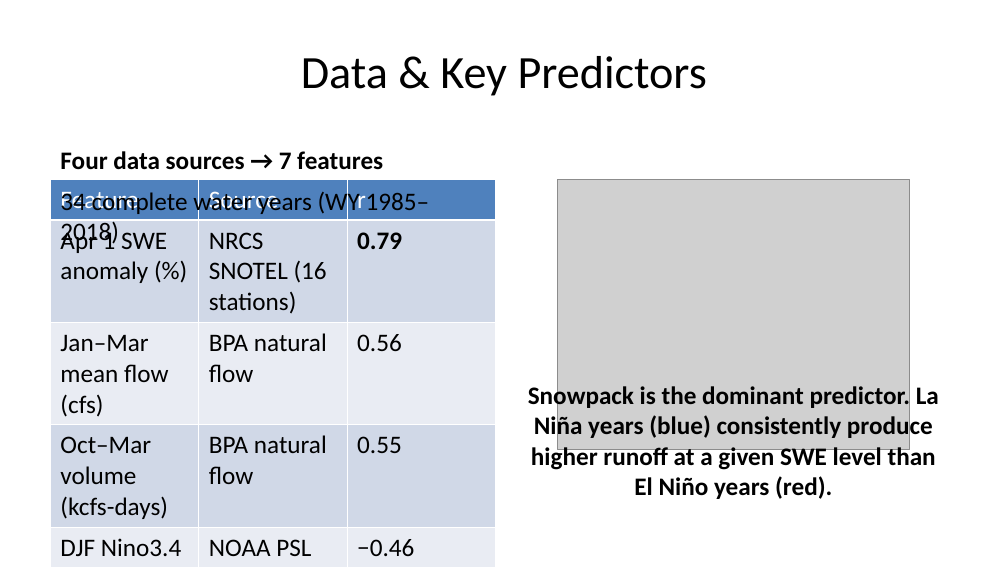
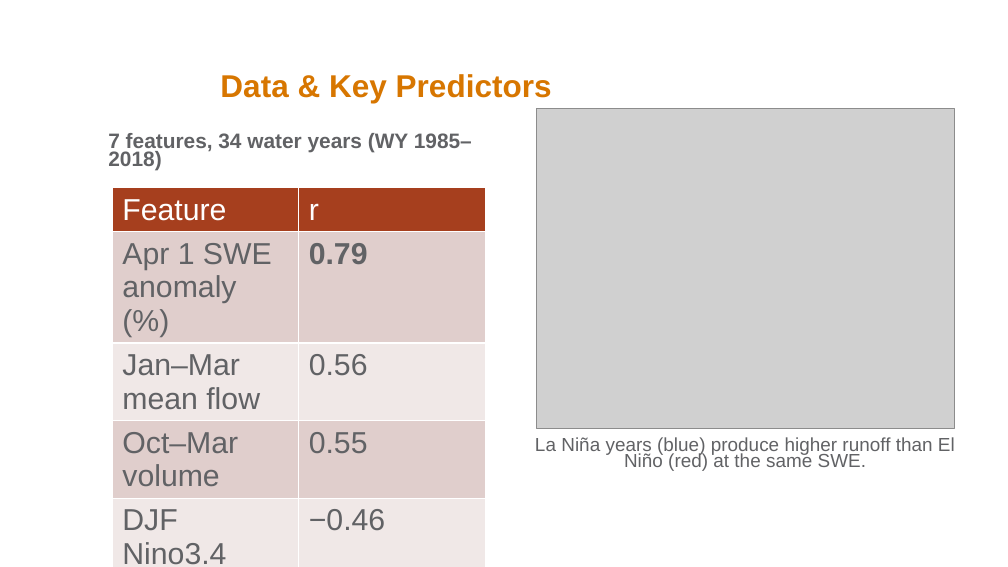
Before and after one commit to victoria-reynolds-pnnl/ESSD_AI_Competition_1, a slide deck: slide 3 of ai_delinquents/week_5_files/presentation.pptx (slide 4 before the commit). Drawn at 1008x567 pixels with LibreOffice and Linux fonts; fonts in the diff are those of the drawing; grey boxes stand for pictures; background and template pictures are left out. Boxes give left, top, right and bottom in pixels: in the first picture for what was removed or moved away, otherwise in the second. Text is boxed around its words. In the diff, an @@ line names an element or a change of style, - is before the commit and + after.

```diff
--- a/ai_delinquents/week_5_files/presentation.pptx
+++ b/ai_delinquents/week_5_files/presentation.pptx
@@ title "Data & Key Predictors" moved from (x1=301, y1=56, x2=707, y2=96) to (x1=220, y1=74, x2=552, y2=103) @@
@@ title "Data & Key Predictors" at (x1=220, y1=74, x2=552, y2=103): size 33 to 22.5 pt, font Calibri to Arial, text colour #000000 to #D77600, bold on; alignment centre to left; line spacing 1 to 0.9; vertical alignment middle to bottom @@
@@ rectangle added at (x1=347, y1=0, x2=1008, y2=566), fill #FFFFFF @@
@@ picture resized from (x1=557, y1=179, x2=910, y2=450) to (x1=536, y1=109, x2=954, y2=428) @@
@@ text "7 features, 34 water years ..." at (x1=108, y1=133, x2=472, y2=170): vertical alignment bottom to top @@
@@ text at (x1=108, y1=133, x2=472, y2=170): text changed; size 18 to 14.9 pt; font Calibri to Arial; text colour #000000 to #616265 @@
-Four data sources → 7 features
+7 features, 34 water years (WY 1985–2018)
@@ text removed at (x1=60, y1=189, x2=430, y2=246) @@
-34 complete water years (WY 1985–2018)
@@ table at (x1=112, y1=187, x2=485, y2=567) @@
-column 1: Feature | Apr 1 SWE anomaly (%) | Jan–Mar mean flow (cfs) | Oct–Mar volume (kcfs-days) | DJF Nino3.4 | DJF PDO | DJF PNA
-column 2: Source | NRCS SNOTEL (16 stations) | BPA natural flow | BPA natural flow | NOAA PSL | NOAA PSL | NOAA PSL
+column 1: Feature | Apr 1 SWE anomaly (%) | Jan–Mar mean flow | Oct–Mar volume | DJF Nino3.4 | DJF PDO | DJF PNA
@@ table resized from (x1=50, y1=179, x2=495, y2=560) to (x1=112, y1=187, x2=485, y2=567) @@
@@ text "La Niña years (blue) produce ..." at (x1=535, y1=437, x2=955, y2=471): vertical alignment bottom to top @@
@@ text at (x1=535, y1=437, x2=955, y2=471): text changed; size 18 to 13.6 pt; font Calibri to Arial; text colour #000000 to #616265; bold off @@
-Snowpack is the dominant predictor. La Niña years (blue) consistently produce higher runoff at a given SWE level than El Niño years (red).
+La Niña years (blue) produce higher runoff than El Niño (red) at the same SWE.
```
Also in this commit, not shown: 9 other slides changed, 1 slide added, 4 slides removed, 4 other files.
